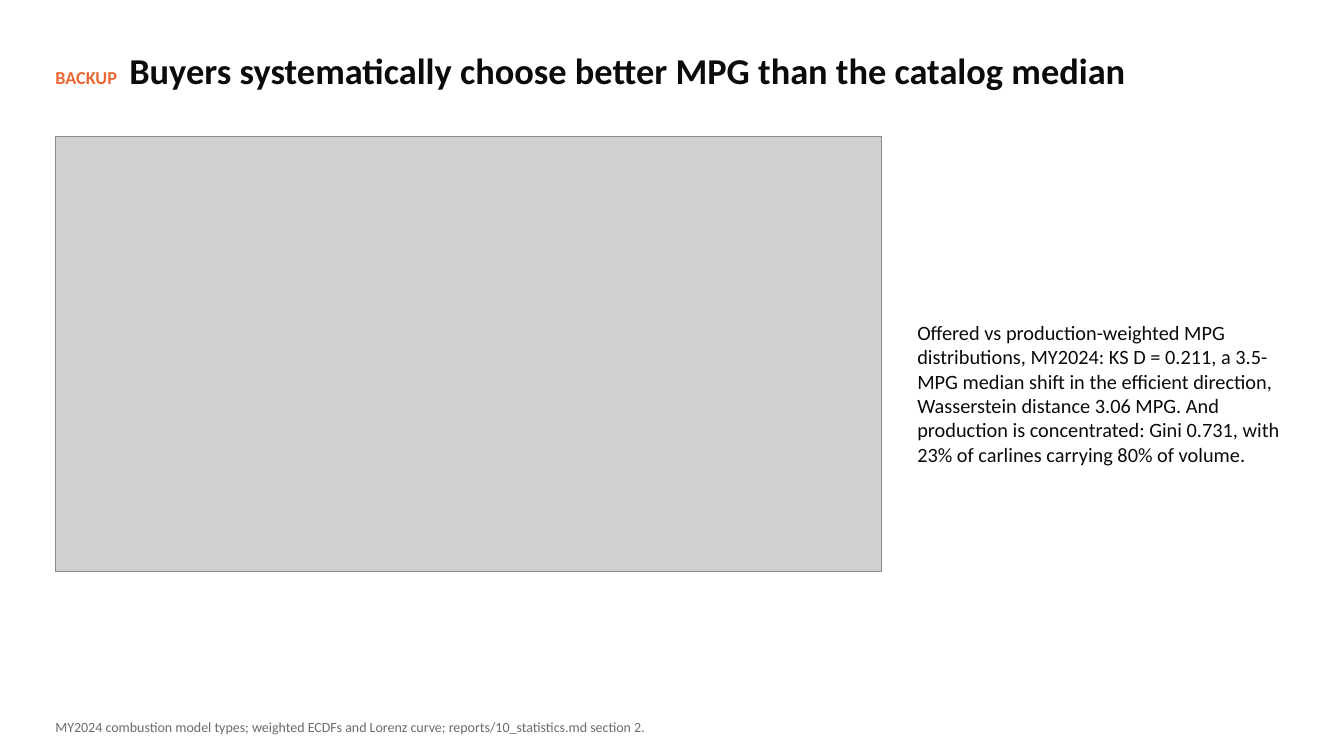
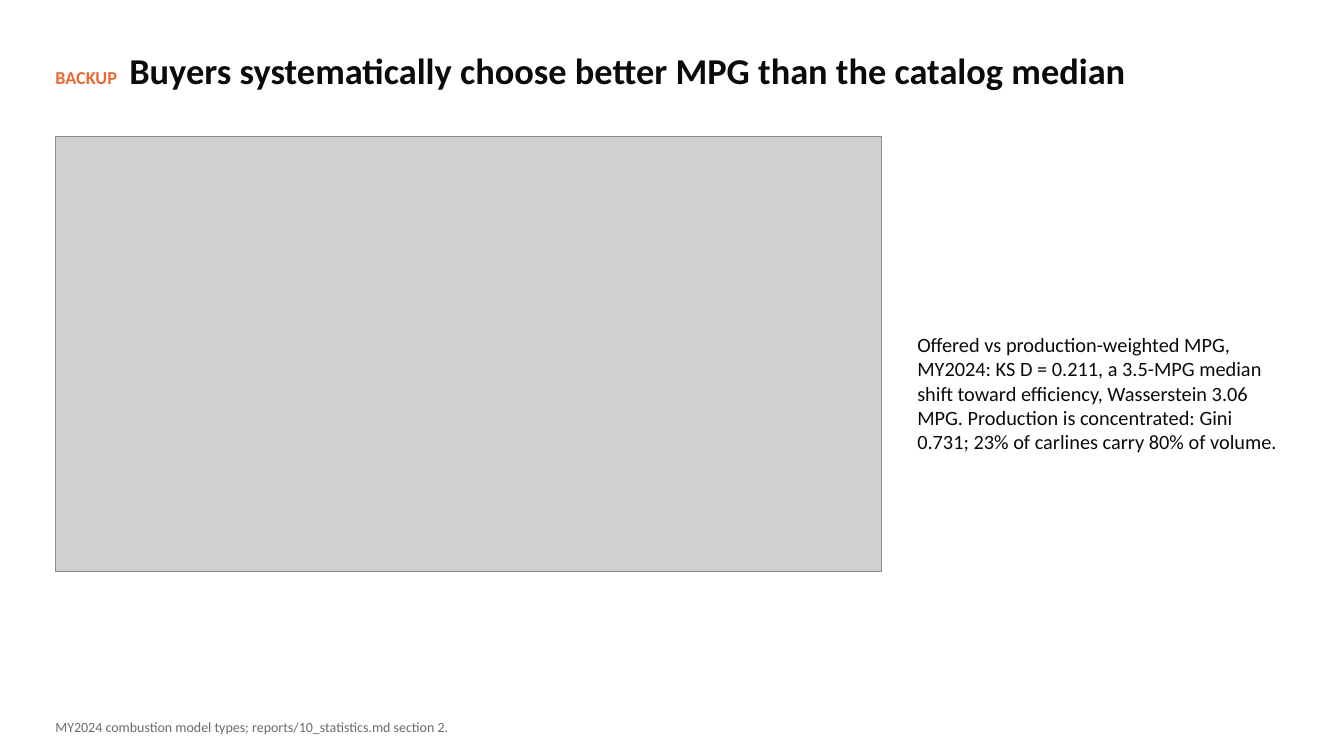
Before and after one commit to SCherwonik/OS3180, a slide deck: slide 24 of MPG Prediction Deck.pptx (slide 17 before the commit). Drawn at 1344x756 pixels with LibreOffice and Linux fonts; fonts in the diff are those of the drawing; grey boxes stand for pictures. Boxes give left, top, right and bottom in pixels: in the first picture for what was removed or moved away, otherwise in the second. Text is boxed around its words. In the diff, an @@ line names an element or a change of style, - is before the commit and + after.

```diff
--- a/MPG Prediction Deck.pptx
+++ b/MPG Prediction Deck.pptx
@@ text at (x1=917, y1=338, x2=1277, y2=453): text changed @@
-Offered vs production-weighted MPG distributions, MY2024: KS D = 0.211, a 3.5-MPG median shift in the efficient direction, Wasserstein distance 3.06 MPG. And production is concentrated: Gini 0.731, with 23% of carlines carrying 80% of volume.
+Offered vs production-weighted MPG, MY2024: KS D = 0.211, a 3.5-MPG median shift toward efficiency, Wasserstein 3.06 MPG. Production is concentrated: Gini 0.731; 23% of carlines carry 80% of volume.
@@ text at (x1=55, y1=722, x2=449, y2=734): text changed @@
-MY2024 combustion model types; weighted ECDFs and Lorenz curve; reports/10_statistics.md section 2.
+MY2024 combustion model types; reports/10_statistics.md section 2.
```
Also in this commit, not shown: 20 other slides changed, 7 slides added, 3 slides removed, 3 other files.
